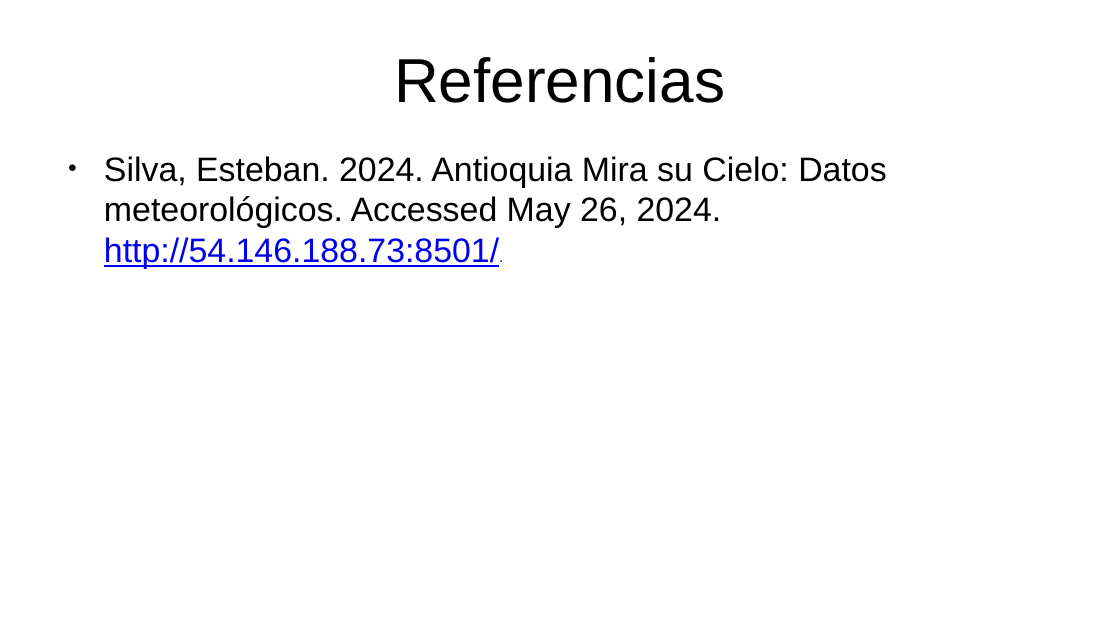
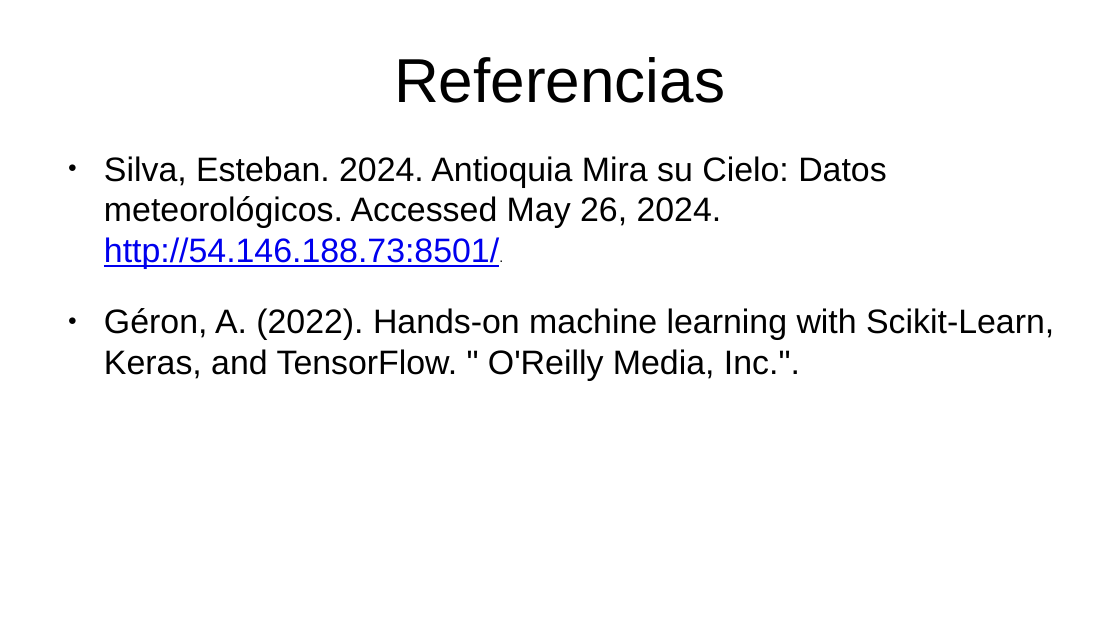
Before and after one commit to marco-canas/arima, a slide deck: slide 3 of presentacion_jornadas_investigacion/las diapositivas_marco_julio.pptx. Drawn at 1120x630 pixels with LibreOffice and Linux fonts; fonts in the diff are those of the drawing. Boxes give left, top, right and bottom in pixels: in the first picture for what was removed or moved away, otherwise in the second. Text is boxed around its words. In the diff, an @@ line names an element or a change of style, - is before the commit and + after.

```diff
--- a/presentacion_jornadas_investigacion/las diapositivas_marco_julio.pptx
+++ b/presentacion_jornadas_investigacion/las diapositivas_marco_julio.pptx
@@ text at <box>104,308,1054,381</box>: paragraph added @@
+● Géron, A. (2022). Hands-on machine learning with Scikit-Learn, Keras, and TensorFlow. " O'Reilly Media, Inc.".
```
Also in this commit, not shown: 2 other slides changed, 6 other files.
